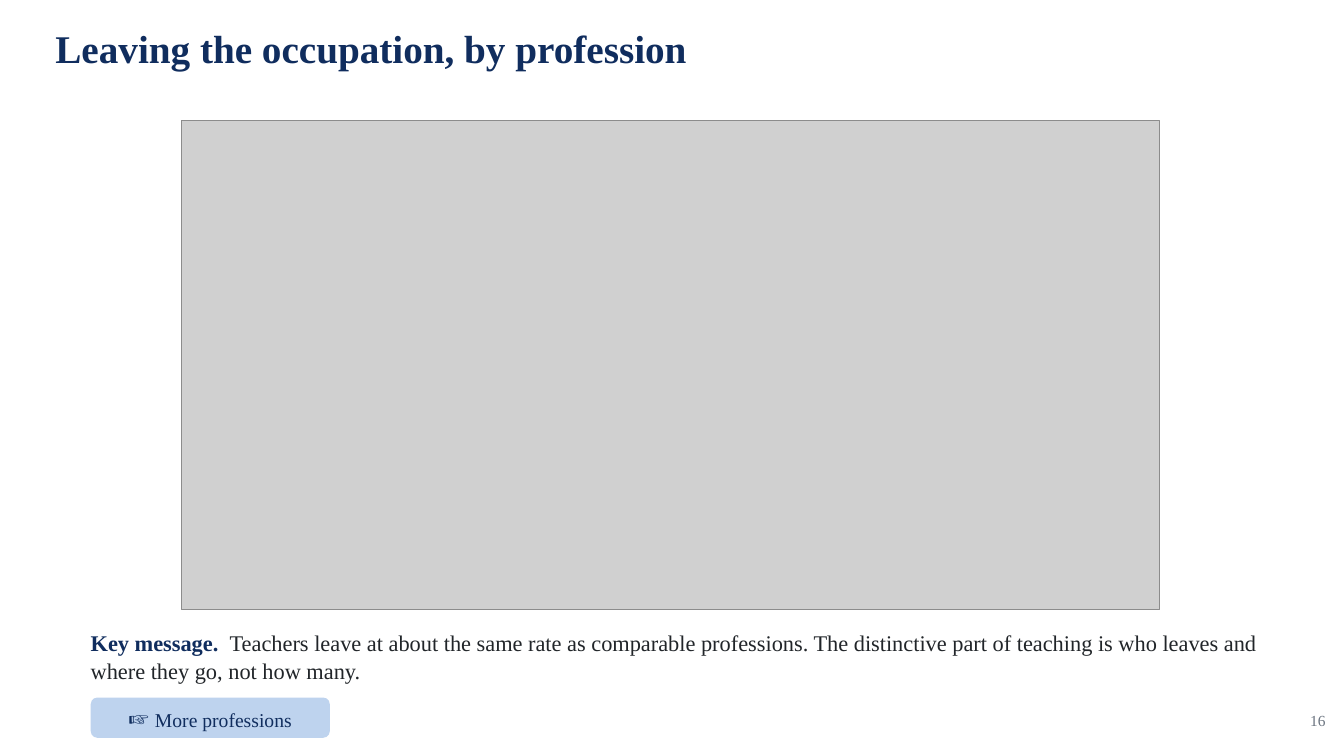
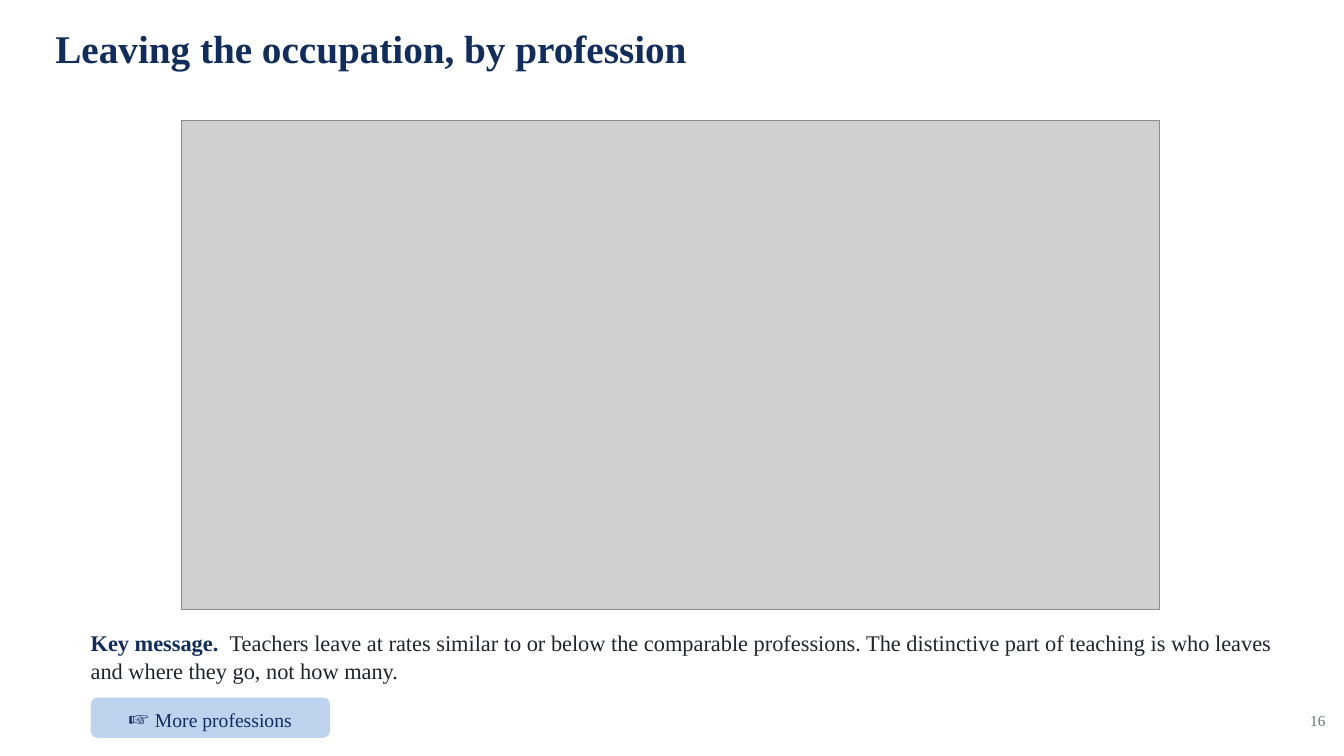
Before and after one commit to jedr1-ship-it/Alternative-Pathways----Quant, a slide deck: slide 16 of report/data_cluster/Proyect_US_cluster.pptx. Drawn at 1344x756 pixels with LibreOffice and Linux fonts; fonts in the diff are those of the drawing; grey boxes stand for pictures. Boxes give left, top, right and bottom in pixels: in the first picture for what was removed or moved away, otherwise in the second. Text is boxed around its words. In the diff, an @@ line names an element or a change of style, - is before the commit and + after.

```diff
--- a/report/data_cluster/Proyect_US_cluster.pptx
+++ b/report/data_cluster/Proyect_US_cluster.pptx
@@ text at <box>91,635,1271,684</box>: text changed @@
-Key message. Teachers leave at about the same rate as comparable professions. The distinctive part of teaching is who leaves and where they go, not how many.
+Key message. Teachers leave at rates similar to or below the comparable professions. The distinctive part of teaching is who leaves and where they go, not how many.
```
Also in this commit, not shown: 2 other slides changed, 18 other files.
